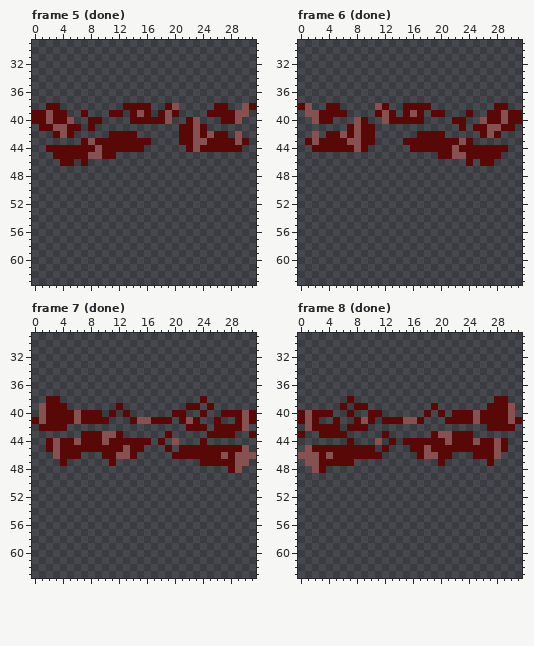
A pixel-art file gets an edit: Assets/Prototyping/Stone_Floor.aseprite. The picture above was drawn from the file before the commit.
32x64 pixels, 9 frames. Shown: frame 5 (done): x 0..31, y 29..63; frame 6 (done): x 0..31, y 29..63; frame 7 (done): x 0..31, y 29..63; frame 8 (done): x 0..31, y 29..63. The commit also changed other frames, which this record leaves out.
And afterwards:
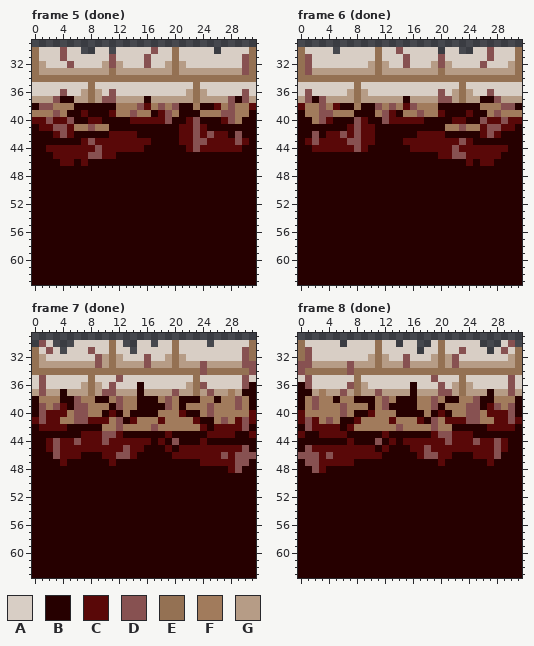
Palette (. is transparent): A #d8cec5  B #260000  C #590808  D #875151  E #947153  F #a17b5c  G #b69c86
Edits made:
layer "Layer 5" now shown
layer "Layer 3" now shown
layer "Layer 1" now shown
Changed rows in their new state; - is an unchanged pixel.
Frame 5 (done), layers "Layer 1", "Layer 3", "Layer 5":
first column x 0:
30 EAAADAA--AA-AAAAADAAEAAAAA-AAAAE
31 EAAADAAAAAADAAAADAAAEAAAAAAAAADE
32 EGAAADAAAAGDGAAADAAGEGAAAAAAAADE
33 EGGGGGGGGGGEGGGGGGGGEGGGGGGGGGDE
34 EEEEEEEEEEEEEEEEEEEEEEEEEEEEEEEE
35 AAAAAAAAEAAAAAAAAAAAAAAEAAAAAAAA
36 AAAADAAGEGADAAAAAAAAAAGEGAAAAADA
37 GGGDBBGGEGDDGGGGBGGGGGGEGGGGDBDG
38 BDDFFFBBBBBBFFFD-FDF-BBFBB-FDFF-
39 FFFDFBB-BBB-FFDFFB--FBBBFFFDDFFB
40 ------BB--BBBB------BB--BBB-DFBB
41 B-----FFDFFBBBBBBBBBB----BBBBBBB
42 BBB---BBBBB----BBBBBB-------B-BB
43 BBBBBBB----------BBBB----------B
44 BB--------------BBBBBB--------BB
45 BBB---------BBBBBBBBBBBBBBBBBBBB
46 BBBB--B-BBBBBBBBBBBBBBBBBBBBBBBB
47 BBBBBBBBBBBBBBBBBBBBBBBBBBBBBBBB
48 BBBBBBBBBBBBBBBBBBBBBBBBBBBBBBBB
49 BBBBBBBBBBBBBBBBBBBBBBBBBBBBBBBB
50 BBBBBBBBBBBBBBBBBBBBBBBBBBBBBBBB
51 BBBBBBBBBBBBBBBBBBBBBBBBBBBBBBBB
52 BBBBBBBBBBBBBBBBBBBBBBBBBBBBBBBB
53 BBBBBBBBBBBBBBBBBBBBBBBBBBBBBBBB
54 BBBBBBBBBBBBBBBBBBBBBBBBBBBBBBBB
55 BBBBBBBBBBBBBBBBBBBBBBBBBBBBBBBB
56 BBBBBBBBBBBBBBBBBBBBBBBBBBBBBBBB
57 BBBBBBBBBBBBBBBBBBBBBBBBBBBBBBBB
58 BBBBBBBBBBBBBBBBBBBBBBBBBBBBBBBB
59 BBBBBBBBBBBBBBBBBBBBBBBBBBBBBBBB
60 BBBBBBBBBBBBBBBBBBBBBBBBBBBBBBBB
61 BBBBBBBBBBBBBBBBBBBBBBBBBBBBBBBB
62 BBBBBBBBBBBBBBBBBBBBBBBBBBBBBBBB
63 BBBBBBBBBBBBBBBBBBBBBBBBBBBBBBBB
Frame 6 (done), layers "Layer 1", "Layer 3", "Layer 5":
first column x 0:
30 EAAAA-AAAAAEAADAAAAA-AA--AADAAAE
31 EDAAAAAAAAAEAAADAAAADAAAAAADAAAE
32 EDAAAAAAAAGEGAADAAAGDGAAAADAAAGE
33 EDGGGGGGGGGEGGGGGGGGEGGGGGGGGGGE
34 EEEEEEEEEEEEEEEEEEEEEEEEEEEEEEEE
35 AAAAAAAAEAAAAAAAAAAAAAAEAAAAAAAA
36 ADAAAAAGEGAAAAAAAAAADAGEGAADAAAA
37 GDBDGGGGEGGGGGGBGGGGDDGEGGBBDGGG
38 -FFDF-BBFBB-FDF-DFFFBBBBBBFFFDDB
39 BFFDDFFFBBBF--BFFDFF-BBB-BBFDFFF
40 BBFD-BBB--BB------BBBB--BB------
41 BBBBBBB----BBBBBBBBBBFFDFF-----B
42 BB-B-------BBBBBB----BBBBB---BBB
43 B----------BBBB----------BBBBBBB
44 BB--------BBBBBB--------------BB
45 BBBBBBBBBBBBBBBBBBBB---------BBB
46 BBBBBBBBBBBBBBBBBBBBBBBB-B--BBBB
47 BBBBBBBBBBBBBBBBBBBBBBBBBBBBBBBB
48 BBBBBBBBBBBBBBBBBBBBBBBBBBBBBBBB
49 BBBBBBBBBBBBBBBBBBBBBBBBBBBBBBBB
50 BBBBBBBBBBBBBBBBBBBBBBBBBBBBBBBB
51 BBBBBBBBBBBBBBBBBBBBBBBBBBBBBBBB
52 BBBBBBBBBBBBBBBBBBBBBBBBBBBBBBBB
53 BBBBBBBBBBBBBBBBBBBBBBBBBBBBBBBB
54 BBBBBBBBBBBBBBBBBBBBBBBBBBBBBBBB
55 BBBBBBBBBBBBBBBBBBBBBBBBBBBBBBBB
56 BBBBBBBBBBBBBBBBBBBBBBBBBBBBBBBB
57 BBBBBBBBBBBBBBBBBBBBBBBBBBBBBBBB
58 BBBBBBBBBBBBBBBBBBBBBBBBBBBBBBBB
59 BBBBBBBBBBBBBBBBBBBBBBBBBBBBBBBB
60 BBBBBBBBBBBBBBBBBBBBBBBBBBBBBBBB
61 BBBBBBBBBBBBBBBBBBBBBBBBBBBBBBBB
62 BBBBBBBBBBBBBBBBBBBBBBBBBBBBBBBB
63 BBBBBBBBBBBBBBBBBBBBBBBBBBBBBBBB
Frame 7 (done), layers "Layer 1", "Layer 3", "Layer 5":
first column x 0:
30 -DA---AAAAAEA--AA-AAEAAAA-AAAAAE
31 EADA-AAADAAEAA-AAAAAEAAAAAAAAADE
32 EGAAAAAAADGEGAAADAAGEGAAAAAAAADE
33 EGGGGGGGGDGEGGGGDGGGEGGGDGGGGGDD
34 EEEEEEEEEEEEEEEEEEEEEEEEDEEEEEED
35 ADAAAAAAEAAADAAAAAAAAAAEAAAAAADA
36 ADAAAAAGEGADAAABAAAAAAGEDAAAAADB
37 GDGGBGGGEGDDGGGBGGGGDGGEGDGGFGBB
38 BFFFBBDFFBBFDFFBBBFDFBBBFFBFFDFB
39 B-FD-BDDFFFBDFFBBBBDFBFFFDFFFDFB
40 B----F-DFFB-BFBBBBFFF-BBFDFFFFF-
41 ----FF-D---FDB-FFF-FFFF-BBFDF---
42 B----BBBBBFFDFFFFDFFFFFF-B-----B
43 BBBBBBB------BBBBBB-BBBBB----BB-
44 BB---------------B-B-BBB-BBBBBBB
45 BB--------------BBB-B----------B
46 BBB----BBB-----BBBBB------------
47 BBBB-BBBBBB-BBBBBBBBBBBB-------B
48 BBBBBBBBBBBBBBBBBBBBBBBBBBBB--BB
49 BBBBBBBBBBBBBBBBBBBBBBBBBBBBBBBB
50 BBBBBBBBBBBBBBBBBBBBBBBBBBBBBBBB
51 BBBBBBBBBBBBBBBBBBBBBBBBBBBBBBBB
52 BBBBBBBBBBBBBBBBBBBBBBBBBBBBBBBB
53 BBBBBBBBBBBBBBBBBBBBBBBBBBBBBBBB
54 BBBBBBBBBBBBBBBBBBBBBBBBBBBBBBBB
55 BBBBBBBBBBBBBBBBBBBBBBBBBBBBBBBB
56 BBBBBBBBBBBBBBBBBBBBBBBBBBBBBBBB
57 BBBBBBBBBBBBBBBBBBBBBBBBBBBBBBBB
58 BBBBBBBBBBBBBBBBBBBBBBBBBBBBBBBB
59 BBBBBBBBBBBBBBBBBBBBBBBBBBBBBBBB
60 BBBBBBBBBBBBBBBBBBBBBBBBBBBBBBBB
61 BBBBBBBBBBBBBBBBBBBBBBBBBBBBBBBB
62 BBBBBBBBBBBBBBBBBBBBBBBBBBBBBBBB
63 BBBBBBBBBBBBBBBBBBBBBBBBBBBBBBBB
Frame 8 (done), layers "Layer 1", "Layer 3", "Layer 5":
first column x 0:
30 EAAAAA-AAAAEAA-AA--AEAAAAA---AD-
31 EDAAAAAAAAAEAAAAA-AAEAADAAA-ADAE
32 EDAAAAAAAAGEGAADAAAGEGDAAAAAAAGE
33 DDGGGGGDGGGEGGGDGGGGEGDGGGGGGGGE
34 DEEEEEEDEEEEEEEEEEEEEEEEEEEEEEEE
35 ADAAAAAAEAAAAAAAAAADAAAEAAAAAADA
36 BDAAAAADEGAAAAAABAAADAGEGAAAAADA
37 BBGFGGDGEGGDGGGGBGGGDDGEGGGBGGDG
38 BFDFFBFFBBBFDFBBBFFDFBBFFDBBFFFB
39 BFDFFFDFFFBFDBBBBFFDBFFFDDB-DF-B
40 -FFFFFDFBB-FFFBBBBFB-BFFD-F----B
41 ---FDFBB-FFFF-FFF-BDF---D-FF----
42 B-----B-FFFFFFDFFFFDFFBBBBB----B
43 -BB----BBBBB-BBBBBB------BBBBBBB
44 BBBBBBB-BBB-B-B---------------BB
45 B----------B-BBB--------------BB
46 ------------BBBBB-----BBB----BBB
47 B-------BBBBBBBBBBBB-BBBBBB-BBBB
48 BB--BBBBBBBBBBBBBBBBBBBBBBBBBBBB
49 BBBBBBBBBBBBBBBBBBBBBBBBBBBBBBBB
50 BBBBBBBBBBBBBBBBBBBBBBBBBBBBBBBB
51 BBBBBBBBBBBBBBBBBBBBBBBBBBBBBBBB
52 BBBBBBBBBBBBBBBBBBBBBBBBBBBBBBBB
53 BBBBBBBBBBBBBBBBBBBBBBBBBBBBBBBB
54 BBBBBBBBBBBBBBBBBBBBBBBBBBBBBBBB
55 BBBBBBBBBBBBBBBBBBBBBBBBBBBBBBBB
56 BBBBBBBBBBBBBBBBBBBBBBBBBBBBBBBB
57 BBBBBBBBBBBBBBBBBBBBBBBBBBBBBBBB
58 BBBBBBBBBBBBBBBBBBBBBBBBBBBBBBBB
59 BBBBBBBBBBBBBBBBBBBBBBBBBBBBBBBB
60 BBBBBBBBBBBBBBBBBBBBBBBBBBBBBBBB
61 BBBBBBBBBBBBBBBBBBBBBBBBBBBBBBBB
62 BBBBBBBBBBBBBBBBBBBBBBBBBBBBBBBB
63 BBBBBBBBBBBBBBBBBBBBBBBBBBBBBBBB
Where, in picture pixels (left, top, right, bottom), the same in both pictures:
changed: (32, 47, 256, 285)
changed: (298, 47, 522, 285)
changed: (32, 340, 256, 578)
changed: (298, 340, 522, 578)
